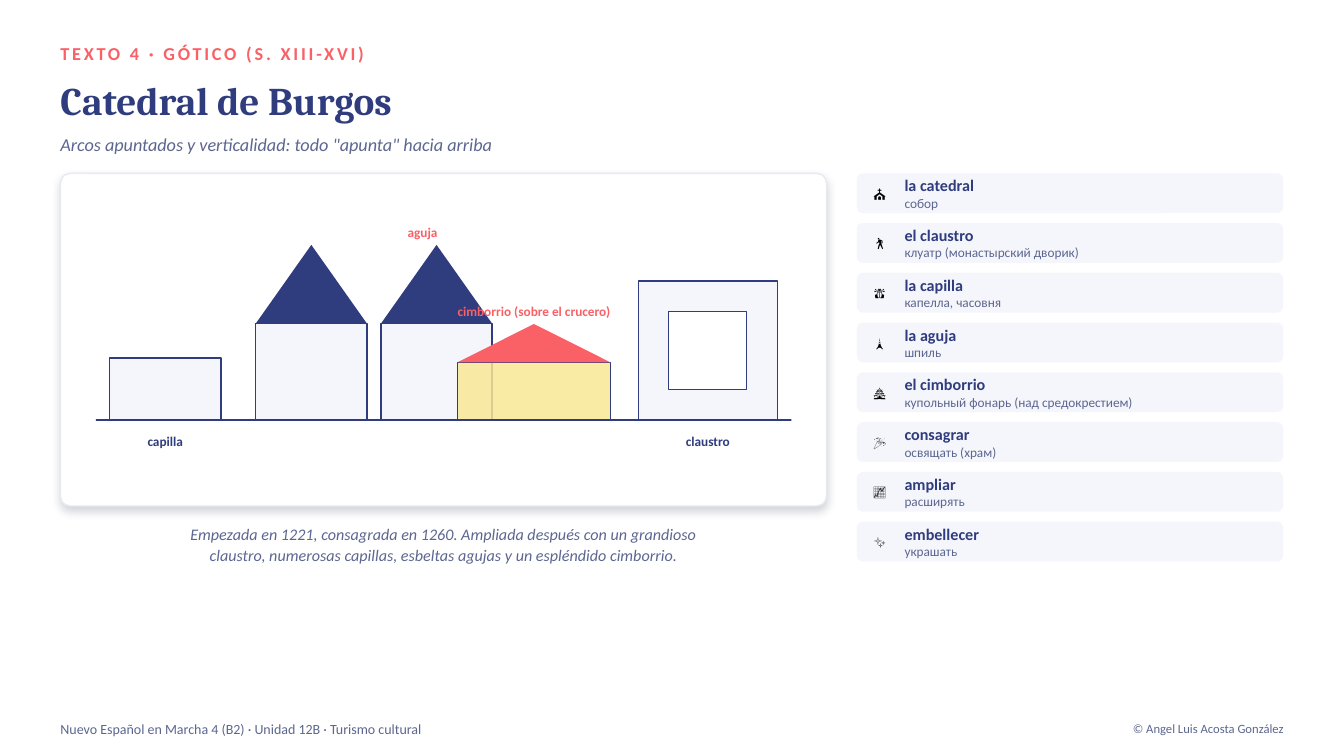
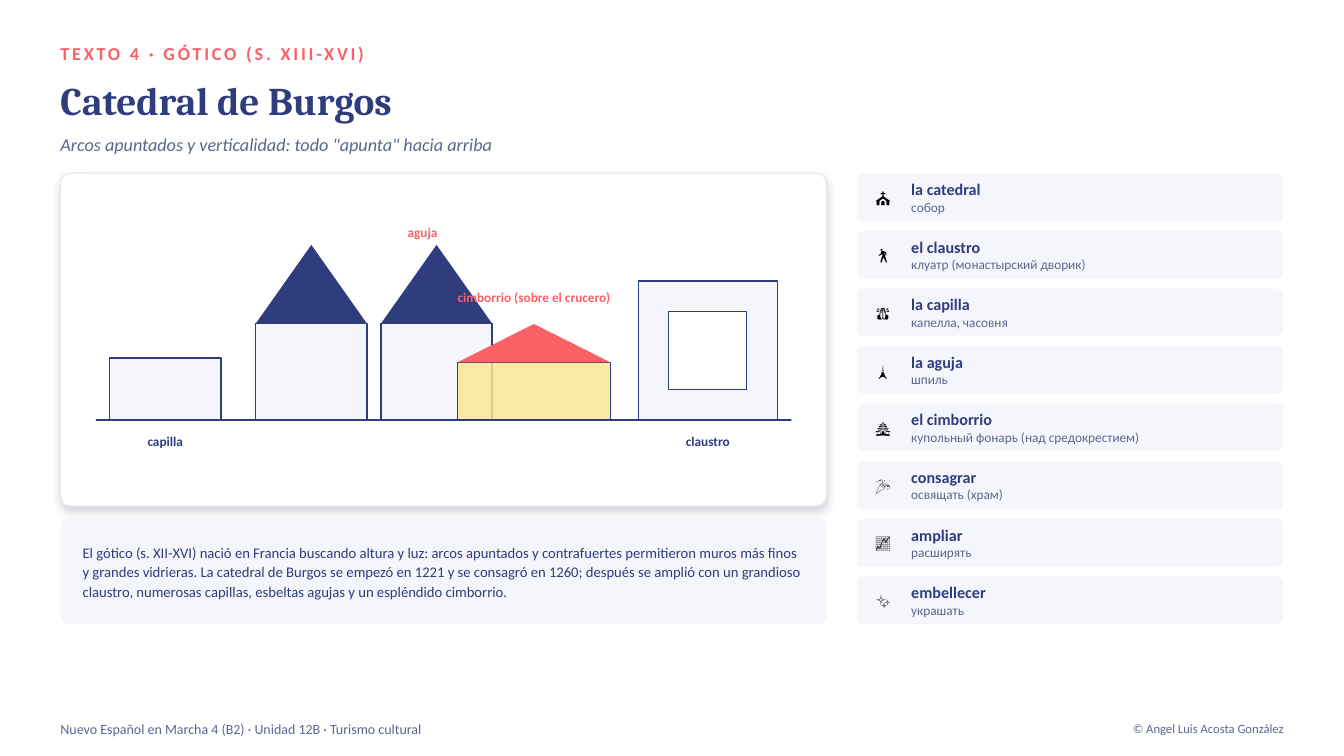
Before and after one commit to angelluisacosta99-bit/Molu, a slide deck: slide 5 of docencia-espanol/materiales/b2/nuevo-espanol-en-marcha-4_unidad12b_lexico-arte.pptx. Drawn at 1344x756 pixels with LibreOffice and Linux fonts; fonts in the diff are those of the drawing. Boxes give left, top, right and bottom in pixels: in the first picture for what was removed or moved away, otherwise in the second. Text is boxed around its words. In the diff, an @@ line names an element or a change of style, - is before the commit and + after.

```diff
--- a/docencia-espanol/materiales/b2/nuevo-espanol-en-marcha-4_unidad12b_lexico-arte.pptx
+++ b/docencia-espanol/materiales/b2/nuevo-espanol-en-marcha-4_unidad12b_lexico-arte.pptx
@@ rounded rectangle: place and size @@
-rounded rectangle at [857,173,1284,213]
+rounded rectangle at [857,173,1284,221]
@@ text "la catedral": place and size @@
-text "la catedral" at [905,179,974,210]
+text "la catedral" at [911,183,981,214]
@@ rounded rectangle: place and size @@
-rounded rectangle at [857,223,1284,262]
+rounded rectangle at [857,231,1284,278]
@@ text "🚶": place and size @@
-text "🚶" at [865,223,894,262]
+text "🚶" at [865,231,901,278]
@@ text "el claustro": place and size @@
-text "el claustro" at [905,229,1079,259]
+text "el claustro" at [911,241,1086,271]
@@ text "cimborrio (sobre el crucero)": place and size @@
-text "cimborrio (sobre el crucero)" at [458,304,610,319]
+text "cimborrio (sobre el crucero)" at [458,290,610,305]
@@ rounded rectangle: place and size @@
-rounded rectangle at [857,273,1284,313]
+rounded rectangle at [857,288,1284,336]
@@ size 9 to 11 pt in 3 elements at [865,173,901,221], [865,231,901,278], [865,288,901,336] @@
@@ text "🙏": place and size @@
-text "🙏" at [865,273,894,313]
+text "🙏" at [865,288,901,336]
@@ text "la capilla": place and size @@
-text "la capilla" at [905,279,1001,308]
+text "la capilla" at [911,298,1008,329]
@@ rounded rectangle: place and size @@
-rounded rectangle at [857,372,1284,411]
+rounded rectangle at [857,346,1284,393]
@@ text at [865,346,901,393]: text changed; size 9 to 11 pt @@
-🏯
+🗼
@@ text "la aguja": place and size @@
-text "la aguja" at [905,329,956,357]
+text "la aguja" at [911,356,963,384]
@@ rounded rectangle: place and size @@
-rounded rectangle at [857,422,1284,462]
+rounded rectangle at [857,403,1284,451]
@@ text at [865,403,901,451]: text changed; size 9 to 11 pt @@
-🎉
+🏯
@@ text "el cimborrio": place and size @@
-text "el cimborrio" at [905,378,1132,409]
+text "el cimborrio" at [911,413,1139,444]
@@ rounded rectangle: place and size @@
-rounded rectangle at [857,472,1284,511]
+rounded rectangle at [857,462,1284,509]
@@ text at [865,462,901,509]: text changed; size 9 to 11 pt @@
-📈
+🎉
@@ text "consagrar": place and size @@
-text "consagrar" at [905,432,996,459]
+text "consagrar" at [911,475,1003,501]
@@ rounded rectangle added at [60,518,827,624], fill #F5F6FB @@
@@ rounded rectangle: place and size @@
-rounded rectangle at [857,522,1284,562]
+rounded rectangle at [857,519,1284,567]
@@ text at [865,519,901,567]: text changed; size 9 to 11 pt @@
-✨
+📈
@@ text "ampliar": place and size @@
-text "ampliar" at [905,478,965,508]
+text "ampliar" at [911,529,971,559]
@@ text at [83,547,801,600]: text changed; size 11.5 to 10.5 pt; text colour #5C6690 to #2F3C7E; italic off @@
-Empezada en 1221, consagrada en 1260. Ampliada después con un grandioso
-claustro, numerosas capillas, esbeltas agujas y un espléndido cimborrio.
+El gótico (s. XII-XVI) nació en Francia buscando altura y luz: arcos apuntados y contrafuertes permitieron muros más finos y grandes vidrieras. La catedral de Burgos se empezó en 1221 y se consagró en 1260; después se amplió con un grandioso claustro, numerosas capillas, esbeltas agujas y un espléndido cimborrio.
@@ proportions changed in 8 elements at [857,519,1284,567], [857,173,1284,221], [857,462,1284,509], [857,231,1284,278], [857,403,1284,451], [857,288,1284,336], [857,346,1284,393], [857,577,1284,624] @@
@@ rounded rectangle: place and size @@
-rounded rectangle at [857,323,1284,362]
+rounded rectangle at [857,577,1284,624]
@@ text at [865,577,901,624]: text changed; size 9 to 11 pt @@
-🗼
+✨
@@ text "embellecer": place and size @@
-text "embellecer" at [905,528,980,558]
+text "embellecer" at [911,586,986,617]
```
Also in this commit, not shown: 3 other slides changed.
